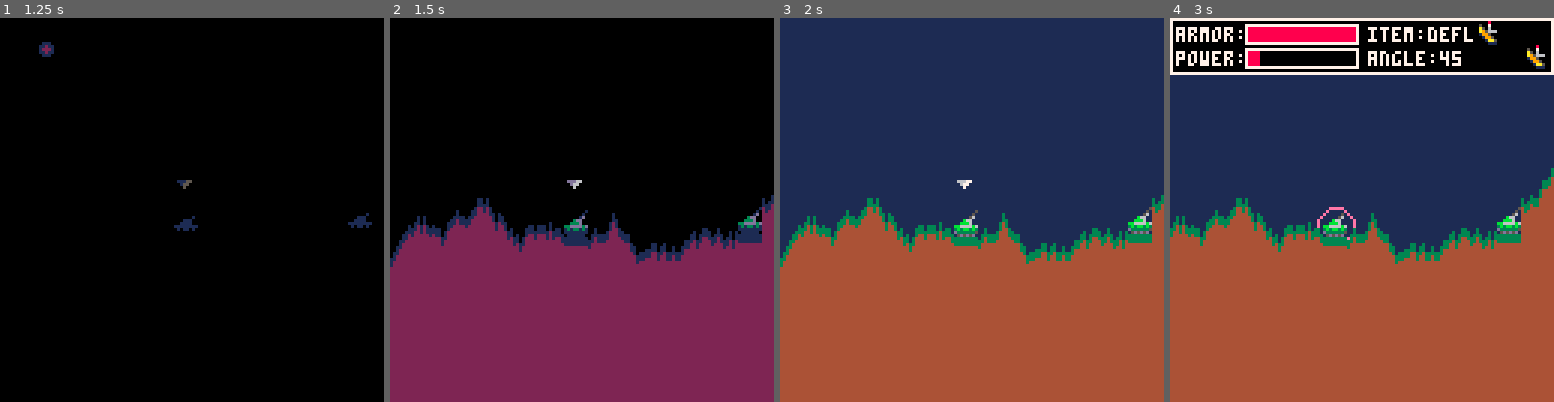
Above: before the commit, frames 1-4 (left to right).
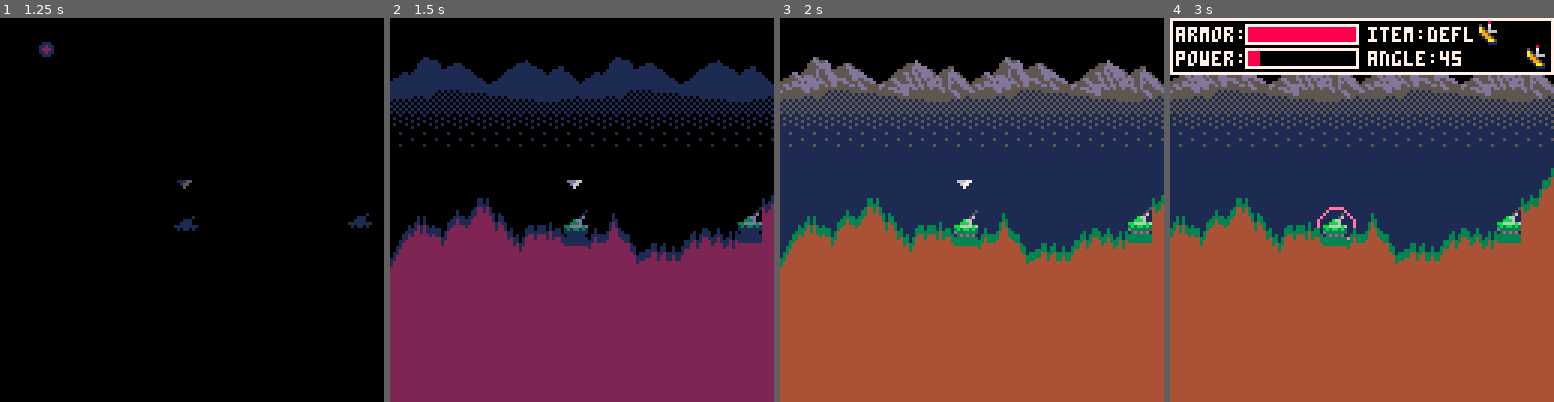
Above: after the commit, the same moments.

Repository: Alturos/LobLobLob
Game: PICO-8 cartridge tank.p8
The game is run twice, just before and just after one commit, with the same random seed, the same clock (stepped at 60 frames per second) and the same inputs.
Inputs (mouse positions are in pixels of both pictures, inside the frame that each line leads up to):
- Up to frame 1 (1.25 s): tap X (X key) at 0.33, 1.07 s; click (280, 121) at 0.67 s; tap O (Z key) at 0.7 s; click (46, 267) at 1.22 s
- Up to frame 2 (1.5 s): no input
- Up to frame 3 (2 s): hold Right from 1.6 s (still down); tap O (Z key) at 1.7 s; click (887, 114) at 1.77 s; tap X (X key) at 1.85 s
- Up to frame 4 (3 s): release Right at 2.1 s; tap O (Z key) at 2.1, 2.5, 2.9 s; hold Up 2.15-2.42 s; click (1342, 259) at 2.32 s; hold Right from 2.47 s (still down); click (1404, 106) at 2.87 s; tap X (X key) at 2.97 s

Frame 1 is identical in both runs. In frame 2, 10% of the frame differs, in the area x 0-100%, y 10-34%; in frame 3, 24%, in the area x 0-100%, y 0-34%; in frame 4, 9.1%.

Commit message:
Add parallax background.

Diff:
--- a/tank.p8
+++ b/tank.p8
@@ -403,7 +403,12 @@
 function drawgame()
  camera(camx,camy)
  pal()
- rectfill(0,-128,fieldwidth,128,1)
+ rectfill(0,44,fieldwidth,128,1)
+ camera(camx*.1,camy)
+ map(0,0,0,12,8,4)
+ map(0,0,64,12,8,4)
+ map(0,0,128,12,3,4)
+ camera(camx,camy)
  local t=nil
  for t in all(tanks) do
   t.frame=2+flr(t.angle/180*11)
